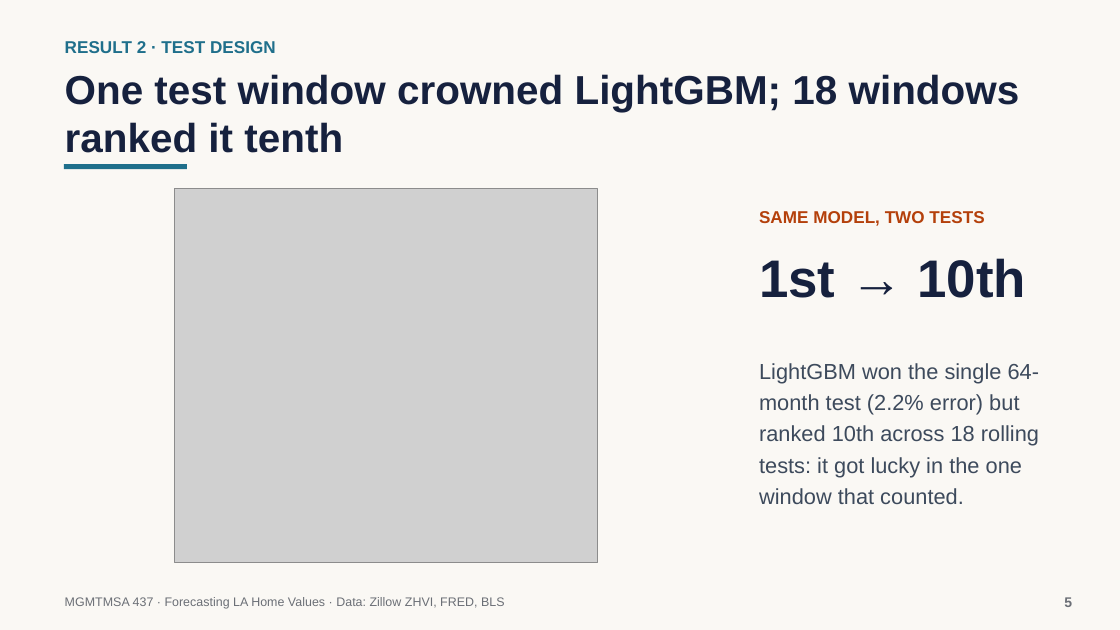
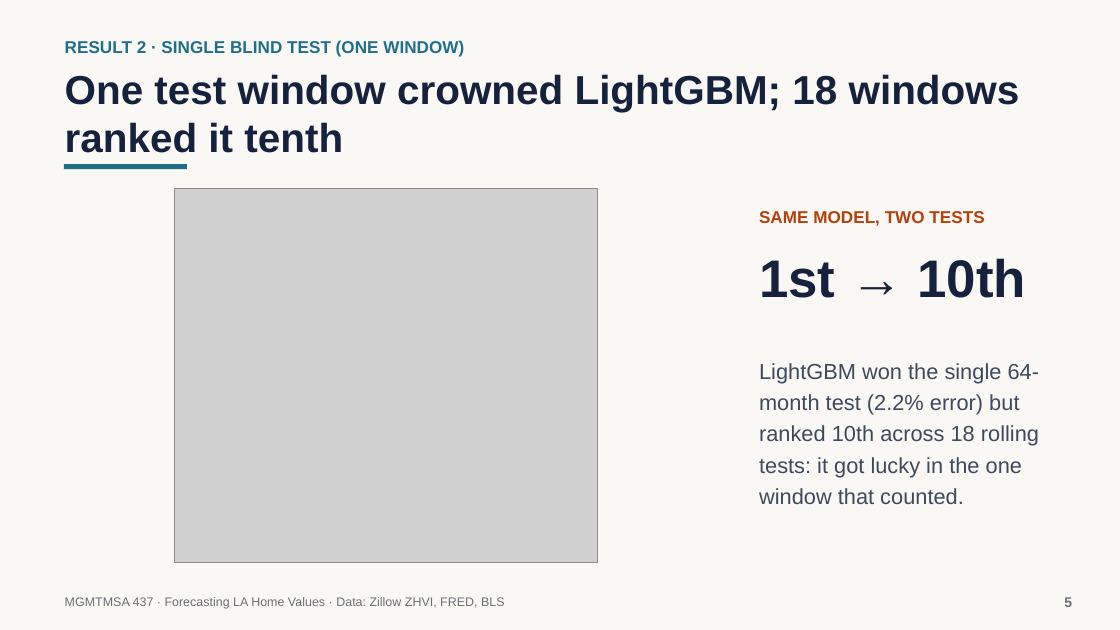
Before and after one commit to neiltd/la-housing-forecast, a slide deck: slide 5 of slides/LA_home_values_slides.pptx. Drawn at 1120x630 pixels with LibreOffice and Linux fonts; fonts in the diff are those of the drawing; grey boxes stand for pictures. Boxes give left, top, right and bottom in pixels: in the first picture for what was removed or moved away, otherwise in the second. Text is boxed around its words. In the diff, an @@ line names an element or a change of style, - is before the commit and + after.

```diff
--- a/slides/LA_home_values_slides.pptx
+++ b/slides/LA_home_values_slides.pptx
@@ text at <box>65,40,464,57</box>: text changed @@
-RESULT 2 · TEST DESIGN
+RESULT 2 · SINGLE BLIND TEST (ONE WINDOW)
```
Also in this commit, not shown: 4 other slides changed, 1 slide added, 1 slide removed, 3 other files.
